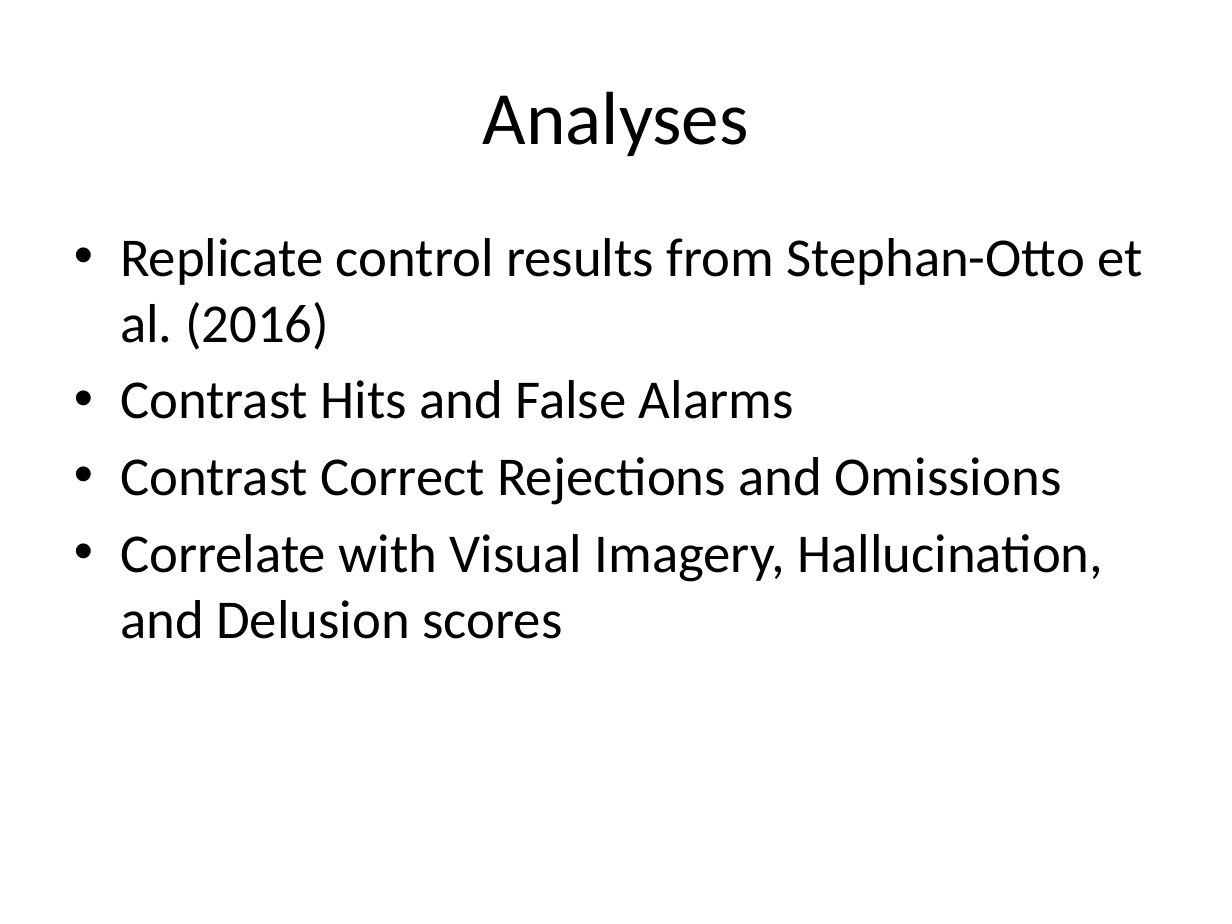
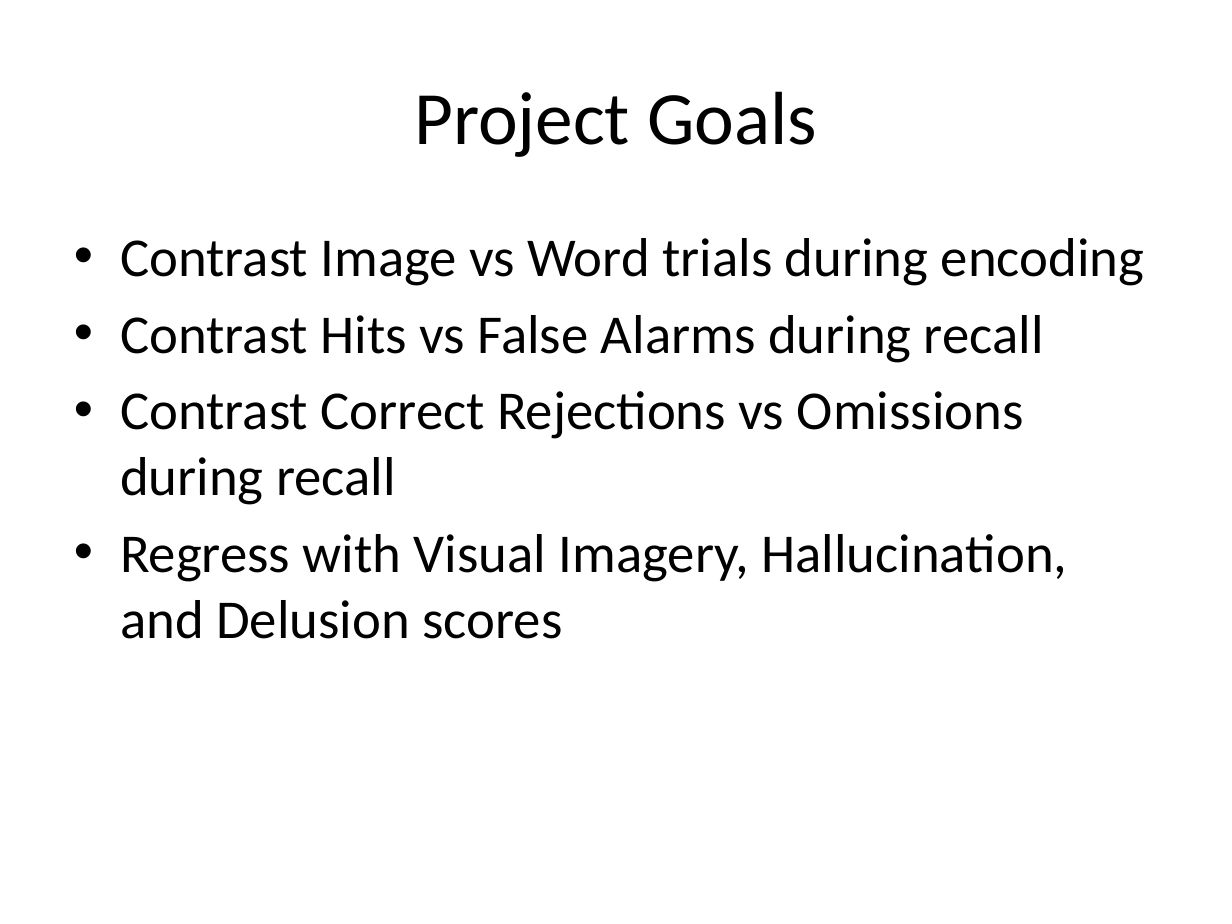
Before and after one commit to psych-214-fall-2016/project-blue, a slide deck: slide 8 of project-blue.pptx (slide 9 before the commit). Drawn at 1232x924 pixels with LibreOffice and Linux fonts; fonts in the diff are those of the drawing. Boxes give left, top, right and bottom in pixels: in the first picture for what was removed or moved away, otherwise in the second. Text is boxed around its words. In the diff, an @@ line names an element or a change of style, - is before the commit and + after.

Commit message:
Updated powerpoint with current goals and steps.

```diff
--- a/project-blue.pptx
+++ b/project-blue.pptx
@@ title at <box>414,91,817,157</box>: text changed @@
-Analyses
+Project Goals
@@ text at <box>120,238,1144,639</box>: text changed @@
-• Replicate control results from Stephan-Otto et al. (2016)
-• Contrast Hits and False Alarms
-• Contrast Correct Rejections and Omissions
-• Correlate with Visual Imagery, Hallucination, and Delusion scores
+• Contrast Image vs Word trials during encoding
+• Contrast Hits vs False Alarms during recall
+• Contrast Correct Rejections vs Omissions during recall
+• Regress with Visual Imagery, Hallucination, and Delusion scores
```
Also in this commit, not shown: 4 other slides changed, 5 slides added, 1 slide removed.
